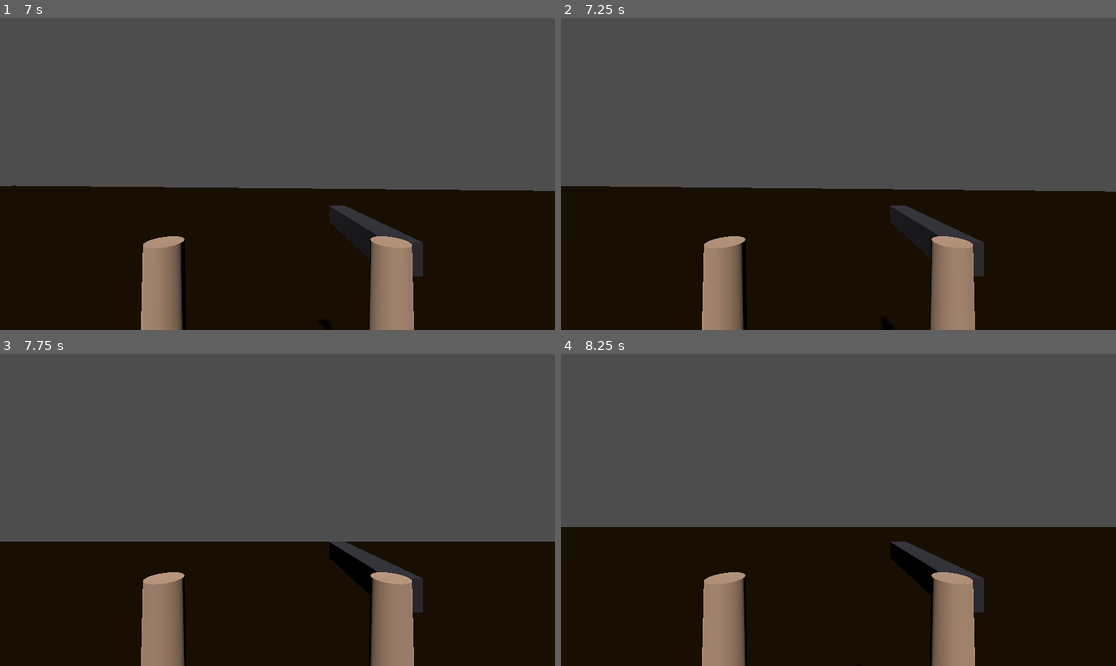
Above: before the commit, frames 1-4 (two rows, left to right).
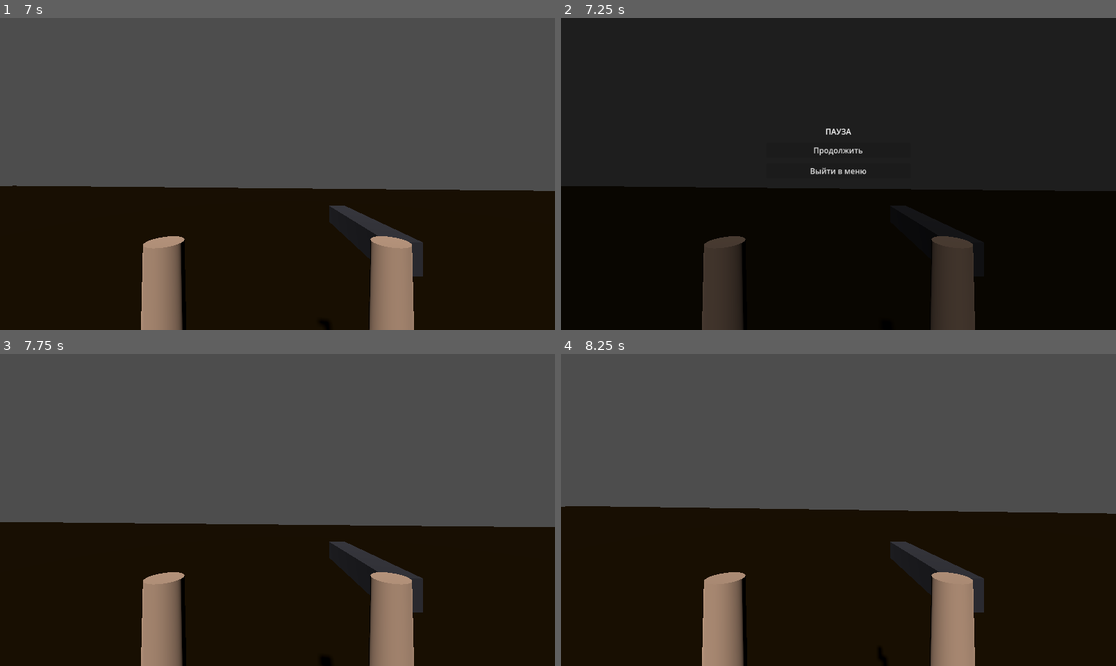
Above: after the commit, the same moments.

Repository: cybernattor/rankborn
Game: Godot game, scene res://scenes/game/game_scene.tscn
The game is run twice, just before and just after one commit, with the same random seed, the same clock (stepped at 60 frames per second) and the same inputs. This scene is started directly instead of the project's main scene.
Inputs (mouse positions are in pixels of both pictures, inside the frame that each line leads up to):
- Up to frame 1 (7 s): click (516, 214) at 0.5 s; click (438, 214) at 1.25 s; click (477, 214) at 2 s; tap Enter (ui_accept) at 2.75, 3.02, 3.77, 5, 5.27, 6.02, 6.77 s; move the mouse to (305, 174) at 2.77 s; press the mouse at (305, 174) at 2.78 s; hold W (move_forward) from 2.78 s (still down); move the mouse to (249, 174) at 3.52 s; release the mouse at (249, 174) at 3.53 s; click (249, 174) at 3.6 s; move the mouse to (288, 167) at 4.27 s; press the mouse at (288, 167) at 4.28 s; move the mouse to (271, 180) at 5.02 s; release the mouse at (271, 180) at 5.03 s; click (271, 180) at 5.1 s; move the mouse to (316, 177) at 5.77 s; press the mouse at (316, 177) at 5.78 s; tap R (reload) at 6.4 s; move the mouse to (233, 170) at 6.52 s; release the mouse at (233, 170) at 6.53 s; click (233, 170) at 6.6 s
- Up to frame 2 (7.25 s): keep holding W (move_forward); tap Escape (ui_cancel) at 7.15 s
- Up to frame 3 (7.75 s): release W (move_forward) at 7.25 s; click (277, 485) at 7.25 s, where only the run after the commit has a clickable "Продолжить"
- Up to frame 4 (8.25 s): tap Enter (ui_accept) at 8 s; move the mouse to (838, 510) at 8.02 s; press the mouse at (838, 510) at 8.03 s; hold S (move_back) from 8.03 s (still down)

Frame 1 is identical in both runs. In frame 2, 60% of the frame differs, in the area x 0-100%, y 0-100%; in frame 3, 6.3%; in frame 4, 6.4%.

Commit message:
feat: grass shader, first-person arms, pause menu, exit button
- Procedural grass shader with wind animation for ground
- First-person arm meshes (left/right) visible only to local player
- In-game pause menu (ESC) with resume and exit to main menu
- Exit button added to main menu
- Proper NetworkManager.disconnect_game() on exit

Diff:
--- a/scenes/game/game_scene.tscn
+++ b/scenes/game/game_scene.tscn
@@ -1,7 +1,8 @@
-[gd_scene load_steps=6 format=3 uid="uid://gamescene001"]
+[gd_scene load_steps=8 format=3 uid="uid://gamescene001"]
 
 [ext_resource type="Script" path="res://scripts/world/game_scene.gd" id="1"]
 [ext_resource type="PackedScene" path="res://scenes/ui/mobile_ui.tscn" id="2"]
+[ext_resource type="PackedScene" path="res://scenes/ui/pause_menu.tscn" id="3"]
 
 [sub_resource type="PlaneMesh" id="PlaneMesh_ground"]
 size = Vector2(100, 100)
@@ -46,6 +47,8 @@
 
 [node name="MobileUI" parent="." instance=ExtResource("2")]
 
+[node name="PauseMenu" parent="." instance=ExtResource("3")]
+
 [node name="SpawnPoints" type="Node3D" parent="."]
 
 [node name="Spawn1" type="Marker3D" parent="SpawnPoints"]
--- a/scenes/main/main_menu.tscn
+++ b/scenes/main/main_menu.tscn
@@ -93,3 +93,8 @@
 unique_name_in_owner = true
 layout_mode = 2
 custom_minimum_size = Vector2(400, 120)
+
+[node name="ExitButton" type="Button" parent="VBoxContainer"]
+unique_name_in_owner = true
+layout_mode = 2
+text = "Выход"
--- /dev/null
+++ b/scenes/ui/pause_menu.tscn
@@ -0,0 +1,52 @@
+[gd_scene format=3 uid="uid://pausemenu001"]
+
+[ext_resource type="Script" path="res://scripts/ui/pause_menu.gd" id="1"]
+
+[node name="PauseMenu" type="Control"]
+layout_mode = 3
+anchors_preset = 15
+anchor_right = 1.0
+anchor_bottom = 1.0
+grow_horizontal = 2
+grow_vertical = 2
+script = ExtResource("1")
+process_mode = 3
+
+[node name="BG" type="ColorRect" parent="."]
+layout_mode = 1
+anchors_preset = 15
+anchor_right = 1.0
+anchor_bottom = 1.0
+grow_horizontal = 2
+grow_vertical = 2
+color = Color(0, 0, 0, 0.6)
+
+[node name="VBoxContainer" type="VBoxContainer" parent="."]
+layout_mode = 1
+anchors_preset = 8
+anchor_left = 0.5
+anchor_top = 0.5
+anchor_right = 0.5
+anchor_bottom = 0.5
+offset_left = -150.0
+offset_top = -100.0
+offset_right = 150.0
+offset_bottom = 100.0
+grow_horizontal = 2
+grow_vertical = 2
+theme_override_constants/separation = 12
+
+[node name="Title" type="Label" parent="VBoxContainer"]
+layout_mode = 2
+text = "ПАУЗА"
+horizontal_alignment = 1
+
+[node name="ResumeButton" type="Button" parent="VBoxContainer"]
+unique_name_in_owner = true
+layout_mode = 2
+text = "Продолжить"
+
+[node name="ExitMenuButton" type="Button" parent="VBoxContainer"]
+unique_name_in_owner = true
+layout_mode = 2
+text = "Выйти в меню"
--- a/scripts/player/player_controller.gd
+++ b/scripts/player/player_controller.gd
@@ -54,11 +54,15 @@
 		head.rotate_x(-event.relative.y * MOUSE_SENSITIVITY)
 		head.rotation.x = clamp(head.rotation.x, -PI / 2, PI / 2)
 	if event.is_action_pressed("ui_cancel"):
-		Input.mouse_mode = (
-			Input.MOUSE_MODE_VISIBLE
-			if Input.mouse_mode == Input.MOUSE_MODE_CAPTURED
-			else Input.MOUSE_MODE_CAPTURED
-		)
+		var pause_menu = get_tree().current_scene.get_node_or_null("PauseMenu")
+		if pause_menu:
+			pause_menu.toggle()
+		else:
+			Input.mouse_mode = (
+				Input.MOUSE_MODE_VISIBLE
+				if Input.mouse_mode == Input.MOUSE_MODE_CAPTURED
+				else Input.MOUSE_MODE_CAPTURED
+			)
 
 
 func _physics_process(delta: float) -> void:
--- a/scripts/ui/main_menu.gd
+++ b/scripts/ui/main_menu.gd
@@ -10,6 +10,7 @@
 @onready var ip_label: Label = %IpLabel
 @onready var player_list: ItemList = %PlayerList
 @onready var found_games_list: ItemList = %FoundGamesList
+@onready var exit_button: Button = %ExitButton
 
 var _found_games: Array = []
 var _in_lobby: bool = false
@@ -20,6 +21,7 @@
 	join_button.pressed.connect(_on_join_pressed)
 	join_selected_button.pressed.connect(_on_join_selected_pressed)
 	start_button.pressed.connect(_on_start_pressed)
+	exit_button.pressed.connect(_on_exit_pressed)
 	found_games_list.item_selected.connect(_on_found_game_selected)
 	found_games_list.item_activated.connect(_on_found_game_activated)
 	NetworkManager.player_connected.connect(_on_player_connected)
@@ -171,3 +173,7 @@
 	for id in NetworkManager.players:
 		var label: String = "%s (%d)" % [NetworkManager.players[id].name, id]
 		player_list.add_item(label)
+
+
+func _on_exit_pressed() -> void:
+	get_tree().quit()
--- /dev/null
+++ b/scripts/ui/pause_menu.gd
@@ -0,0 +1,35 @@
+extends Control
+
+@onready var resume_button: Button = %ResumeButton
+@onready var exit_button: Button = %ExitMenuButton
+
+
+func _ready() -> void:
+	visible = false
+	resume_button.pressed.connect(_on_resume)
+	exit_button.pressed.connect(_on_exit_menu)
+
+
+func toggle() -> void:
+	visible = not visible
+	if visible:
+		Input.mouse_mode = Input.MOUSE_MODE_VISIBLE
+		get_tree().paused = true
+	else:
+		_resume_game()
+
+
+func _resume_game() -> void:
+	visible = false
+	Input.mouse_mode = Input.MOUSE_MODE_CAPTURED
+	get_tree().paused = false
+
+
+func _on_resume() -> void:
+	_resume_game()
+
+
+func _on_exit_menu() -> void:
+	get_tree().paused = false
+	NetworkManager.disconnect_game()
+	get_tree().change_scene_to_file("res://scenes/main/main_menu.tscn")
--- a/scripts/world/game_scene.gd
+++ b/scripts/world/game_scene.gd
@@ -3,6 +3,7 @@
 @onready var players_node: Node3D = $Players
 @onready var spawn_points: Node3D = $SpawnPoints
 @onready var mobile_ui: Control = $MobileUI
+@onready var pause_menu: Control = $PauseMenu
 
 var player_scene := preload("res://scenes/shared/player.tscn")
 var local_player_id: int = 1
Not shown: 1 places in scenes/shared/player.tscn that only renumber resources
Not shown, added: scripts/ui/pause_menu.gd.uid
